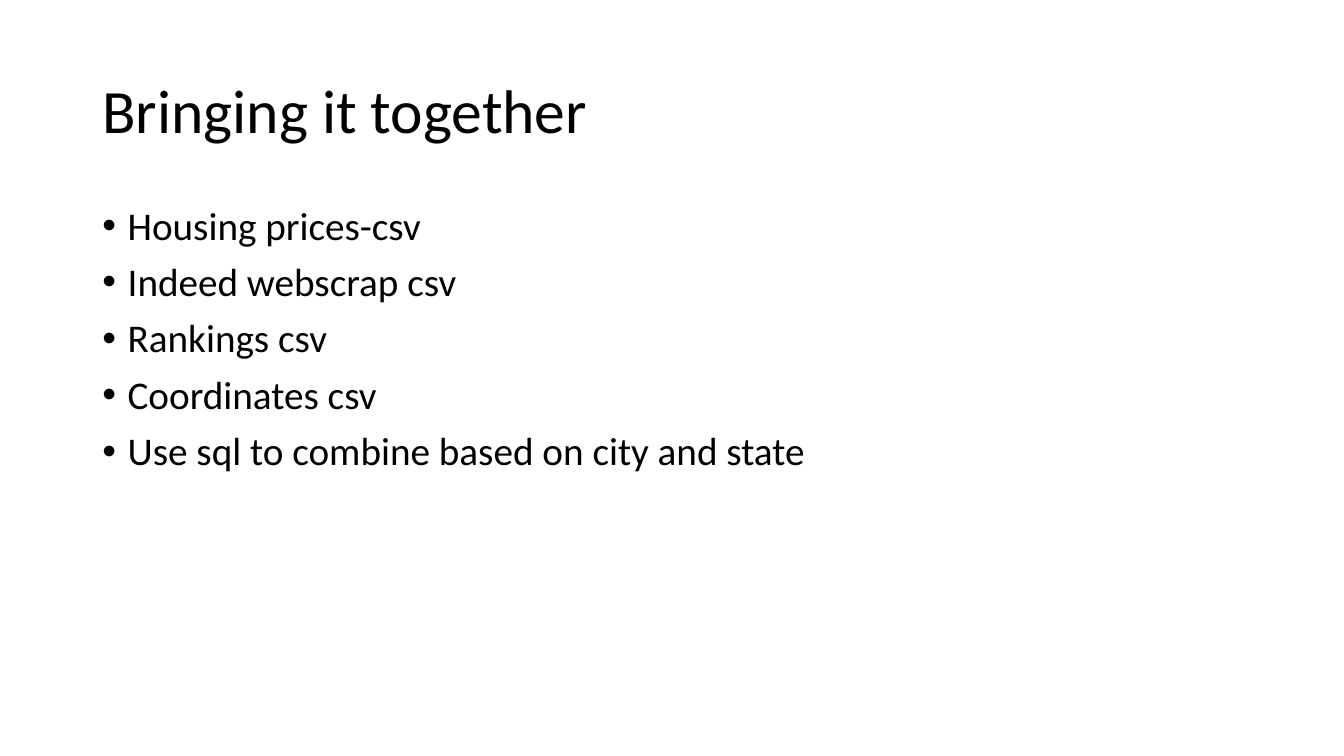
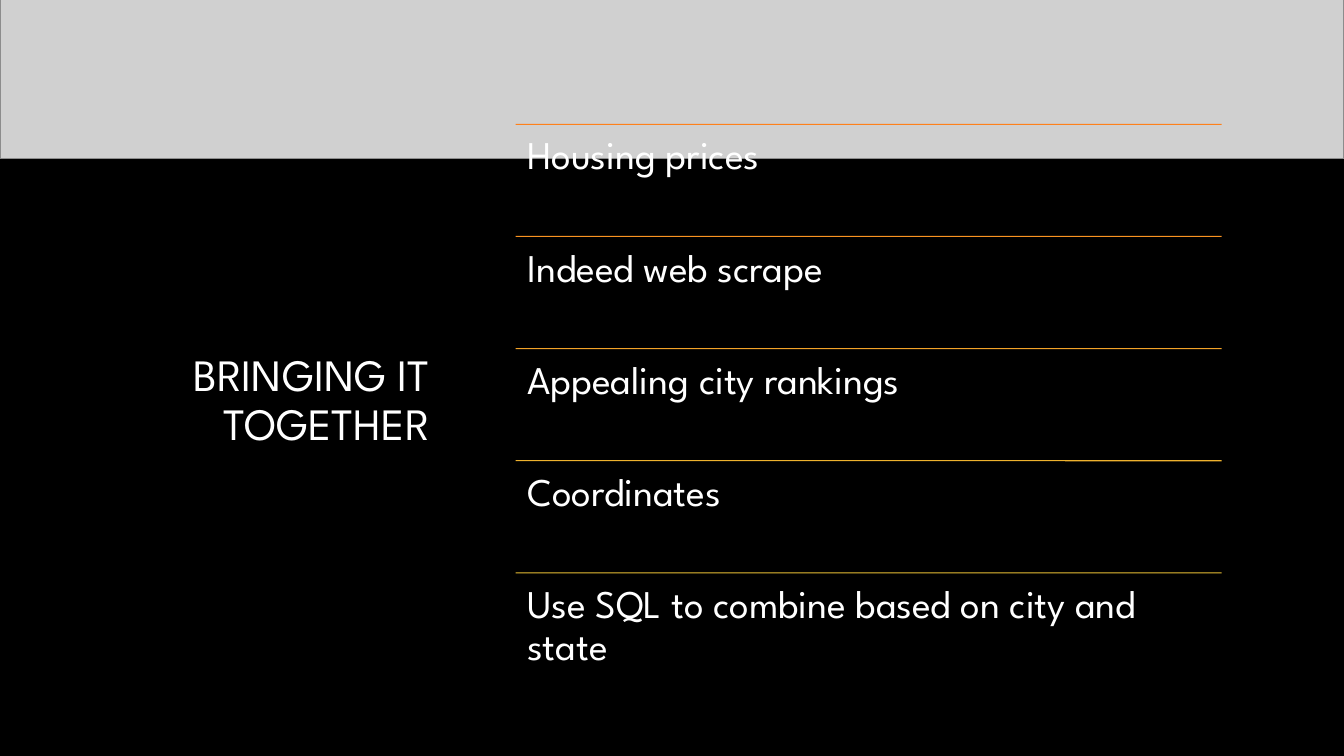
Before and after one commit to amishnerd/prospects, a slide deck: slide 6 of powerpoint.pptx. Drawn at 1344x756 pixels with LibreOffice and Linux fonts; fonts in the diff are those of the drawing; grey boxes stand for pictures; background and template pictures are left out. Boxes give left, top, right and bottom in pixels: in the first picture for what was removed or moved away, otherwise in the second. Text is boxed around its words. In the diff, an @@ line names an element or a change of style, - is before the commit and + after.

```diff
--- a/powerpoint.pptx
+++ b/powerpoint.pptx
@@ background #FFFFFF to #000000 @@
@@ picture added at box(0, 0, 1344, 159) @@
@@ text removed at box(128, 213, 804, 472) @@
-• Housing prices-csv
-• Indeed webscrap csv
-• Rankings csv
-• Coordinates csv
-• Use sql to combine based on city and state
@@ title at box(193, 361, 430, 441): text changed; size 44 to 32 pt; font Calibri to League Spartan; text colour #000000 to #FFFFFF @@
-Bringing it together
+BRINGING IT TOGETHER
@@ group added at box(516, 124, 1222, 661): 5 lines, 5 texts @@
+Housing prices
+Indeed web scrape
+Appealing city rankings
+Coordinates
+Use SQL to combine based on city and state
```
Also in this commit, not shown: 7 other slides changed, 2 slides added, 1 slide removed, 2 other files.
